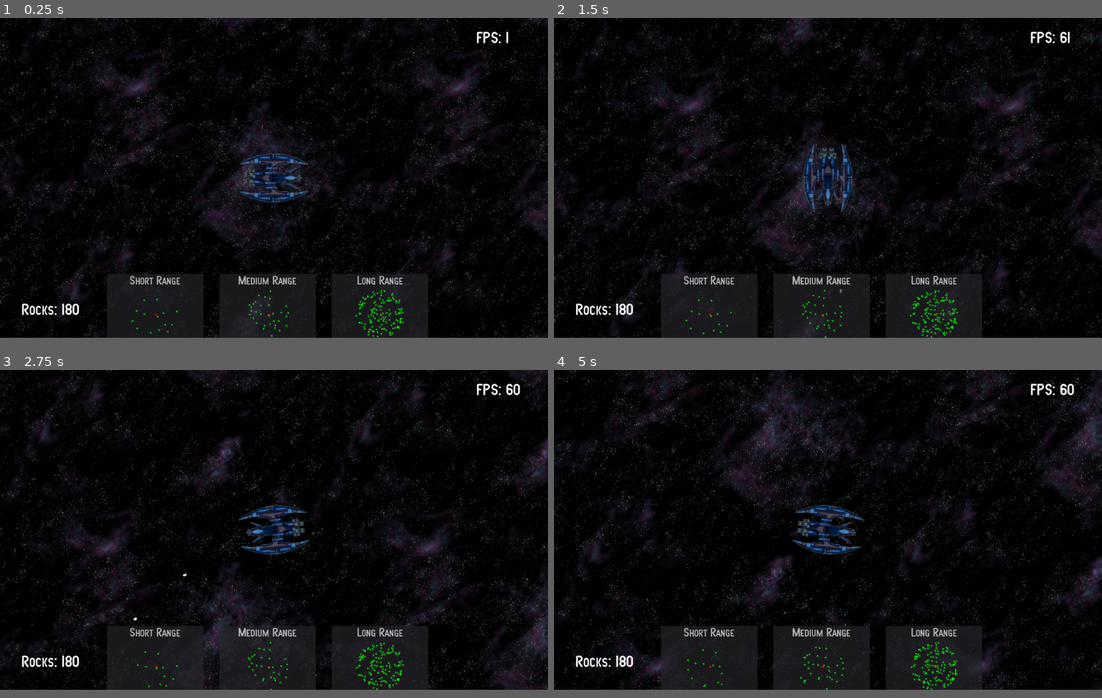
Above: before the commit, frames 1-4 (two rows, left to right).
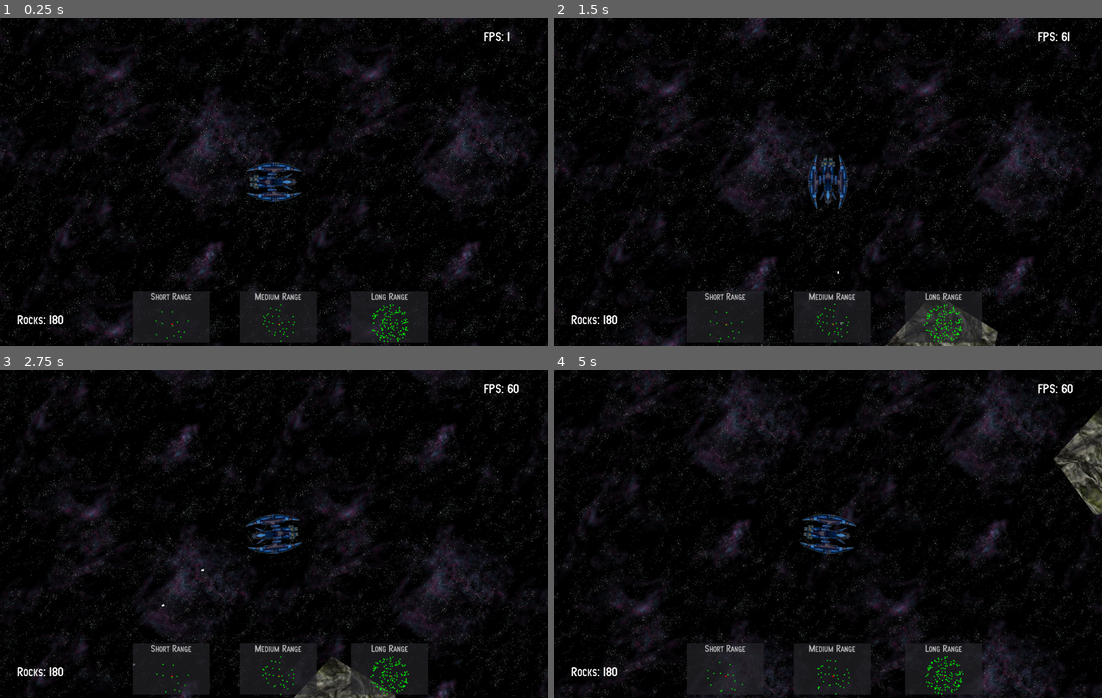
Above: after the commit, the same moments.

Repository: imekon/ShootTheRocks
Game: Godot game, scene res://scenes/Main.tscn
Same seed, same stepped clock (60 frames per second), same inputs: the game is played once before the commit and once after it.
Inputs:
- Up to frame 1 (0.25 s): no input
- Up to frame 2 (1.5 s): tap Enter at 0.5 s; hold Right (turn_right) 0.53-1.28 s; hold Ctrl (fire) 0.53-1.28 s; hold Down (move_backward) from 1.28 s (still down); tap Ctrl (fire) at 1.35 s
- Up to frame 3 (2.75 s): release Down (move_backward) at 2.03 s; hold Right (turn_right) from 2.03 s (still down); hold Ctrl (fire) from 2.03 s (still down)
- Up to frame 4 (5 s): release Right (turn_right) at 2.78 s; release Ctrl (fire) at 2.78 s; hold Up (move_forward) 2.78-3.53 s; tap Ctrl (fire) at 2.85, 4.35 s; hold Ctrl (fire) 3.53-4.28 s; hold Left (turn_left) from 3.53 s (still down)
In our replay, the window is 800x468 before the commit and 800x480 after it. These sizes can differ from the game's own. Grey fills any space a smaller window leaves; there, only what the larger window draws over its background counts as a difference.

The runs differ from the first frame. In frame 1, 16% of the frame differs, in the area x 0-100%, y 0-100%; in frame 2, 18%; in frame 3, 19%; in frame 4, 19%.

Commit message:
change size of main window

Diff:
--- a/project.godot
+++ b/project.godot
@@ -22,6 +22,11 @@
 [autoload]
 
 Globals="*res://scripts/Globals.gd"
+
+[display]
+
+window/size/width=1280
+window/size/height=768
 
 [input]
 
--- a/scenes/Main.tscn
+++ b/scenes/Main.tscn
@@ -22,36 +22,42 @@
 }
 
 [node name="PlayerShip" parent="." instance=ExtResource( 3 )]
-position = Vector2( 524.244, 298.34 )
+position = Vector2( 640, 380 )
 
 [node name="CanvasLayer" type="CanvasLayer" parent="."]
 
 [node name="RocksLabel" type="Label" parent="CanvasLayer"]
 margin_left = 40.0
-margin_top = 530.0
+margin_top = 690.0
 margin_right = 128.0
-margin_bottom = 563.0
+margin_bottom = 723.0
 custom_fonts/font = SubResource( 1 )
 text = "Rocks: 0"
 
 [node name="FPSLabel" type="Label" parent="CanvasLayer"]
-margin_left = 890.0
-margin_top = 20.0
-margin_right = 1008.0
-margin_bottom = 53.0
+margin_left = 1130.0
+margin_top = 26.8019
+margin_right = 1248.0
+margin_bottom = 59.8019
 custom_fonts/font = SubResource( 1 )
 text = "FPS: 0"
 
 [node name="ShortRangeScanner" parent="CanvasLayer" instance=ExtResource( 5 )]
-margin_left = 200.0
-margin_right = 380.0
+margin_left = 310.0
+margin_top = 640.0
+margin_right = 490.0
+margin_bottom = 760.0
 
 [node name="MediumRangeScanner" parent="CanvasLayer" instance=ExtResource( 5 )]
-margin_left = 410.0
-margin_right = 590.0
+margin_left = 560.0
+margin_top = 640.0
+margin_right = 740.0
+margin_bottom = 760.0
 scanner_type = 2
 
 [node name="LongRangeScanner" parent="CanvasLayer" instance=ExtResource( 5 )]
-margin_left = 620.0
-margin_right = 800.0
+margin_left = 820.0
+margin_top = 640.0
+margin_right = 1000.0
+margin_bottom = 760.0
 scanner_type = 3
